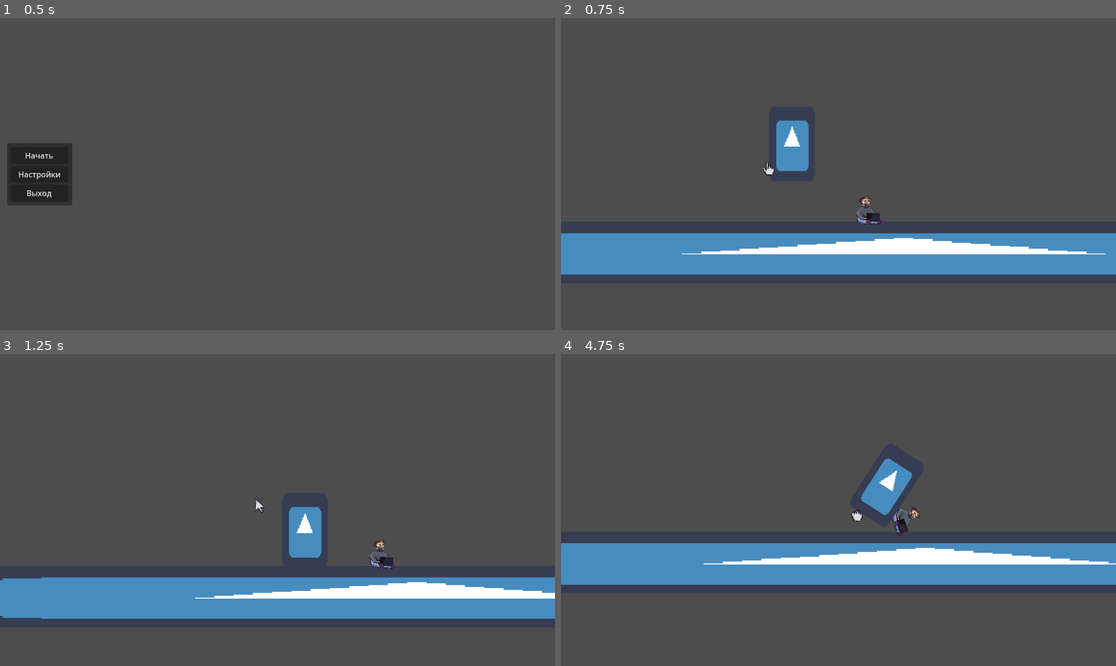
Above: before the commit, frames 1-4 (two rows, left to right).
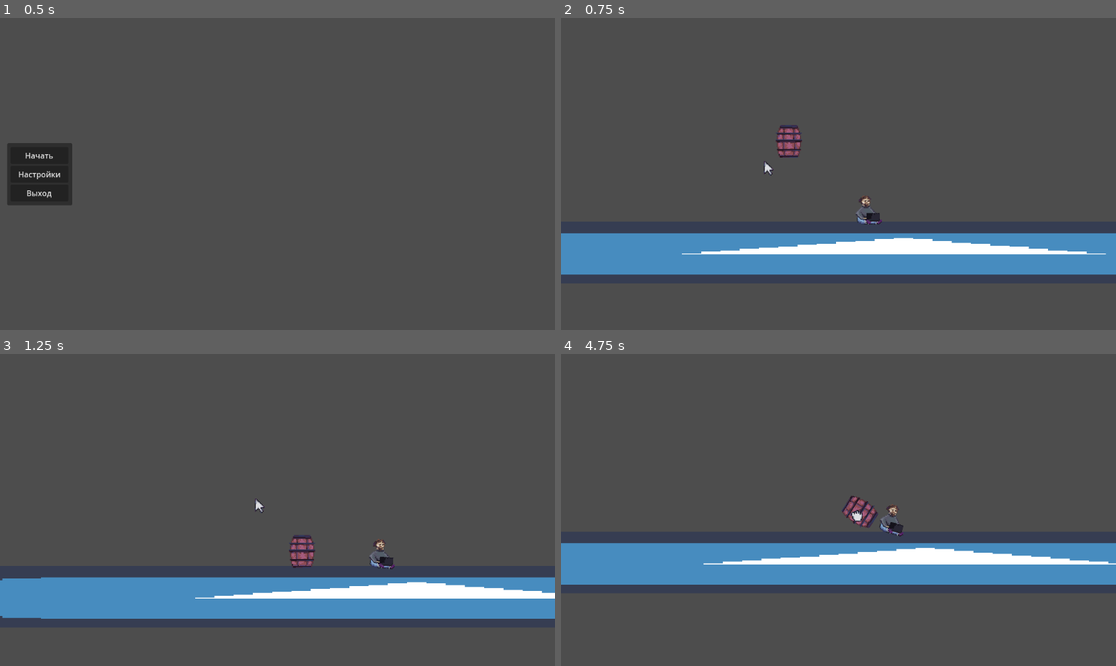
Above: after the commit, the same moments.

Repository: EGOPOS/Rule-Jam
Game: Godot game, scene res://game/userInterface/main_menu.tscn
Two runs of this game, one before a commit and one after it. Both use one fixed random seed, a clock stepped at 60 frames per second and the inputs below. The engine's default icon, where the game draws it, is replaced by a stand-in: a white triangle on a blue panel in a dark square.
Inputs (mouse positions are in pixels of both pictures, inside the frame that each line leads up to):
- Up to frame 1 (0.5 s): no input
- Up to frame 2 (0.75 s): click "Начать" at 0.5 s
- Up to frame 3 (1.25 s): no input
- Up to frame 4 (4.75 s): move the mouse to (960, 494) at 1.27 s; press the mouse at (960, 494) at 1.28 s; move the mouse to (727, 525) at 2.02 s; release the mouse at (727, 525) at 2.03 s; click (727, 525) at 2.1 s; move the mouse to (894, 441) at 2.77 s; press the mouse at (894, 441) at 2.78 s; move the mouse to (810, 572) at 3.52 s; release the mouse at (810, 572) at 3.53 s; click (810, 572) at 3.6 s; move the mouse to (1005, 556) at 4.27 s; press the mouse at (1005, 556) at 4.28 s

Frame 1 is identical in both runs. In frame 2, 1.0% of the frame differs, in the area x 36-45%, y 32-51%; in frame 3, 1.1%; in frame 4, 1.6%, in the area x 50-65%, y 33-59%.

Commit message:
barrel png added

Diff:
--- a/game/grabbing/items/barrel.tscn
+++ b/game/grabbing/items/barrel.tscn
@@ -1,10 +1,10 @@
 [gd_scene load_steps=4 format=3 uid="uid://bld35ta540et"]
 
 [ext_resource type="Script" path="res://game/grabbing/grabbing.gd" id="1_x113d"]
-[ext_resource type="Texture2D" uid="uid://o5norl3r75jn" path="res://icon.png" id="2_527om"]
+[ext_resource type="Texture2D" uid="uid://c85lc702f7u3m" path="res://assets/barrel.png" id="2_h66sc"]
 
 [sub_resource type="RectangleShape2D" id="RectangleShape2D_1vsyt"]
-size = Vector2(45, 77)
+size = Vector2(26, 34)
 
 [node name="Barrel" type="RigidBody2D"]
 position = Vector2(3, -2)
@@ -13,11 +13,10 @@
 mass = 30.0
 script = ExtResource("1_x113d")
 
-[node name="Icon" type="Sprite2D" parent="."]
-position = Vector2(0, 5)
-scale = Vector2(0.742, 1.211)
-texture = ExtResource("2_527om")
+[node name="Barrel" type="Sprite2D" parent="."]
+position = Vector2(-3, 2)
+texture = ExtResource("2_h66sc")
 
 [node name="CollisionShape2D" type="CollisionShape2D" parent="."]
-position = Vector2(0.5, 5)
+position = Vector2(-3, 2)
 shape = SubResource("RectangleShape2D_1vsyt")
Binary file added: assets/barrel.png
Not shown, added: assets/barrel.png.import
Binary file added: core/damage_components/barrel.png
Not shown, added: core/damage_components/barrel.png.import
